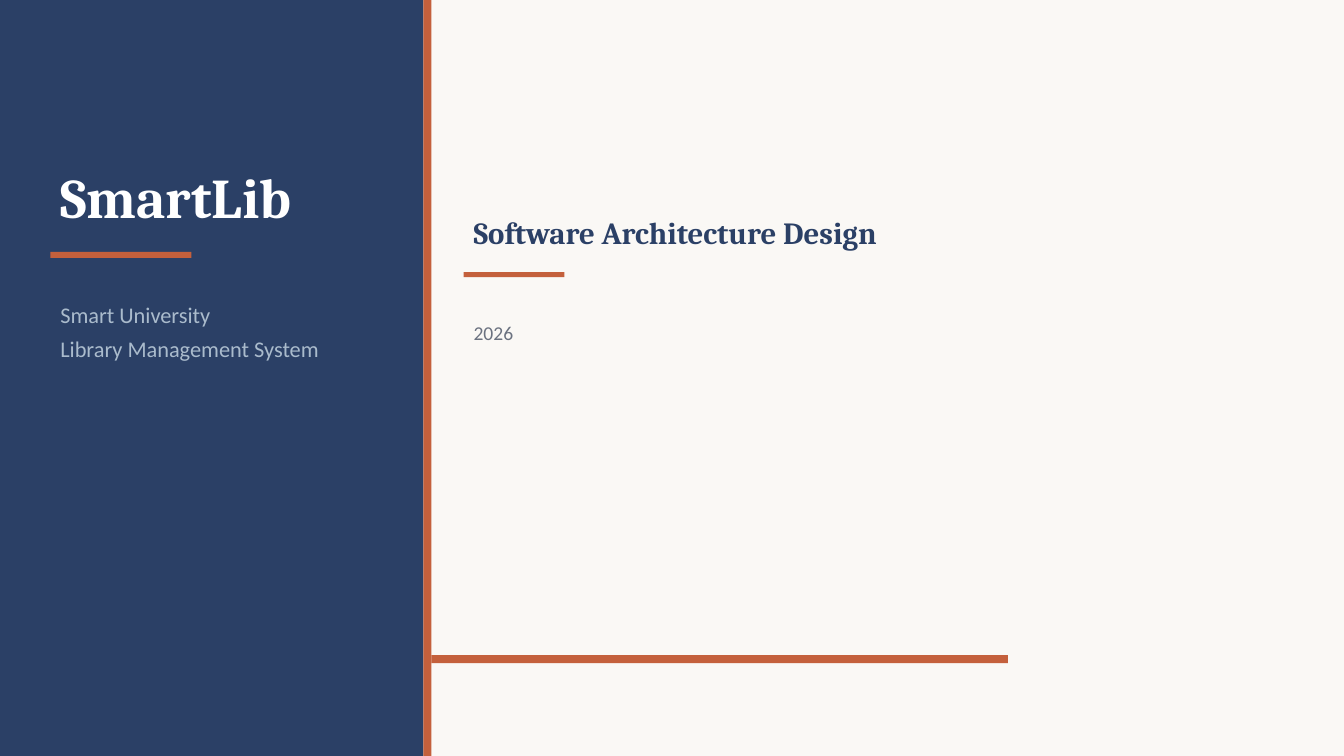
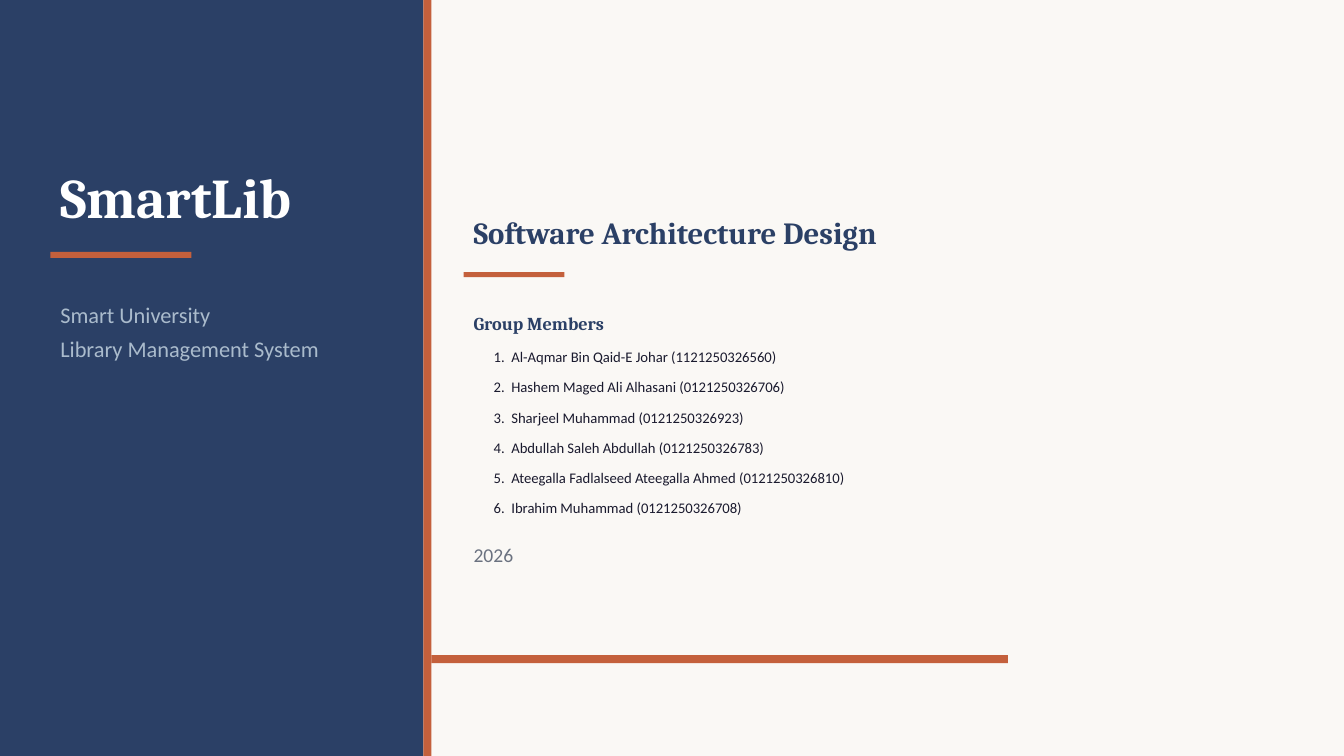
Before and after one commit to alaqmar-ai/Library-System, a slide deck: slide 1 of SAD Assignment/SAD_Presentation.pptx. Drawn at 1344x756 pixels with LibreOffice and Linux fonts; fonts in the diff are those of the drawing. Boxes give left, top, right and bottom in pixels: in the first picture for what was removed or moved away, otherwise in the second. Text is boxed around its words. In the diff, an @@ line names an element or a change of style, - is before the commit and + after.

Commit message:
Add group member names to all assignment reports and presentations

```diff
--- a/SAD Assignment/SAD_Presentation.pptx
+++ b/SAD Assignment/SAD_Presentation.pptx
@@ text added at (474,317,604,334), 13 pt, text #2B4066, bold @@
+Group Members
@@ text added at (494,351,776,365), 10.5 pt, text #1A1A2E @@
+1. Al-Aqmar Bin Qaid-E Johar (1121250326560)
@@ text added at (494,381,784,395), 10.5 pt, text #1A1A2E @@
+2. Hashem Maged Ali Alhasani (0121250326706)
@@ text added at (494,412,744,426), 10.5 pt, text #1A1A2E @@
+3. Sharjeel Muhammad (0121250326923)
@@ text added at (494,442,764,455), 10.5 pt, text #1A1A2E @@
+4. Abdullah Saleh Abdullah (0121250326783)
@@ text added at (494,472,844,486), 10.5 pt, text #1A1A2E @@
+5. Ateegalla Fadlalseed Ateegalla Ahmed (0121250326810)
@@ text added at (494,502,742,515), 10.5 pt, text #1A1A2E @@
+6. Ibrahim Muhammad (0121250326708)
@@ text "2026": place and size @@
-text "2026" at (474,327,514,340)
+text "2026" at (474,549,514,562)
```
Also in this commit, not shown: 8 other files.
